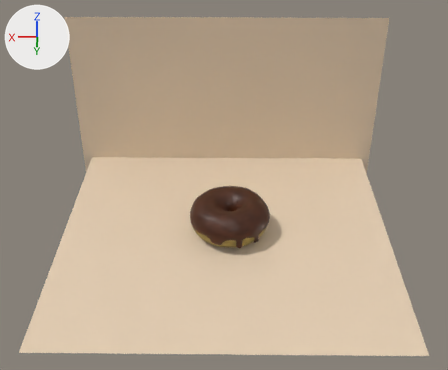
Two versions of the Blender file Blender/Donut.blend, one commit apart.
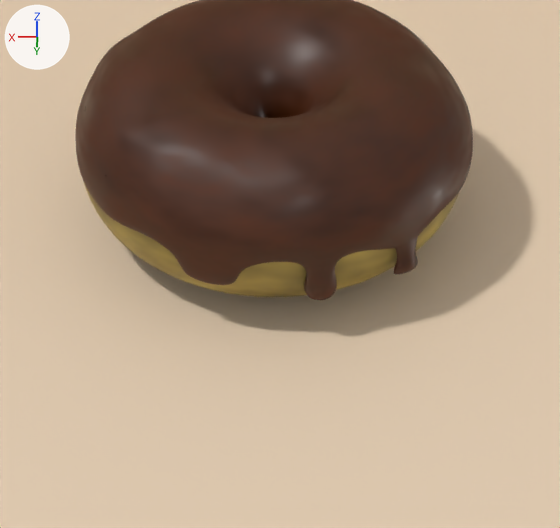
Old and new are each drawn whole from a 50 mm lens placed at (0.01, 19.06, 13.71), pointed at (0.22, -0.94, 0.82) and again close up on the part from 39% to 64% of the width and 51% to 79% of the height. The lights are fixed; the arrows at upper left show +X, +Y and +Z.

Names of what the first close-up shows: 'Ice', 'Main', 'base'.
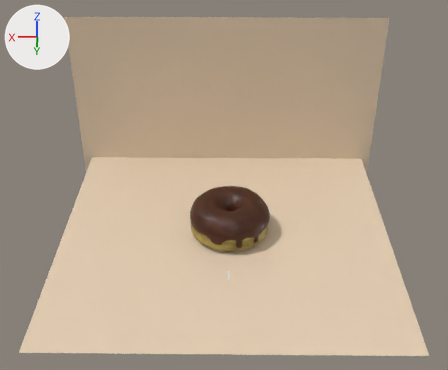
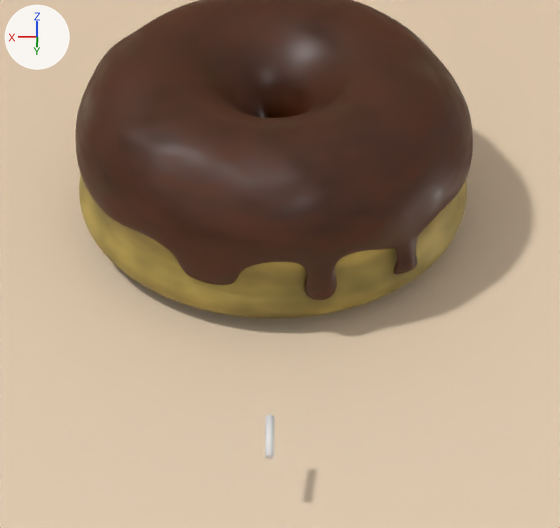
Boxes [x1, y1, x2, y2] around the edits, measured in the close-ups (560 x 528 px; the box of a moved part takes in the faces that stretch with it):
'Main', reshaped: before [84, 183, 459, 297]; after [79, 175, 467, 319]
'sprinkle', shown: after [265, 415, 274, 459]
part 1 of me_torus, moved or reshaped: before [84, 183, 459, 283]; after [86, 187, 458, 282]

What the commit changed:
me_torus is used by ob_main; location (0.0, 0.0, 0.0); rotation (0.0, 0.0, 3.764), in degrees (0, 0, 216).
me_torus had 800 vertices, 800 faces and spanned x -1.48..1.48, y -1.48..1.48, z -0.66..0.69.
me_torus now has 840 vertices, 840 faces and spans x -1.48..1.49, y -1.48..1.48, z -0.76..0.69.
me_torus part 1: 360 vertices moved from x -1.45..1.45, y -1.45..1.45, z -0.66..-0.19 to x -1.48..1.49, y -1.48..1.48, z -0.76..-0.18; 40 vertices added at x -1.07..1.07, y -1.04..1.07, z -0.75..-0.7.
Object 'sprinkle' (ob_sprinkle) is now shown.
